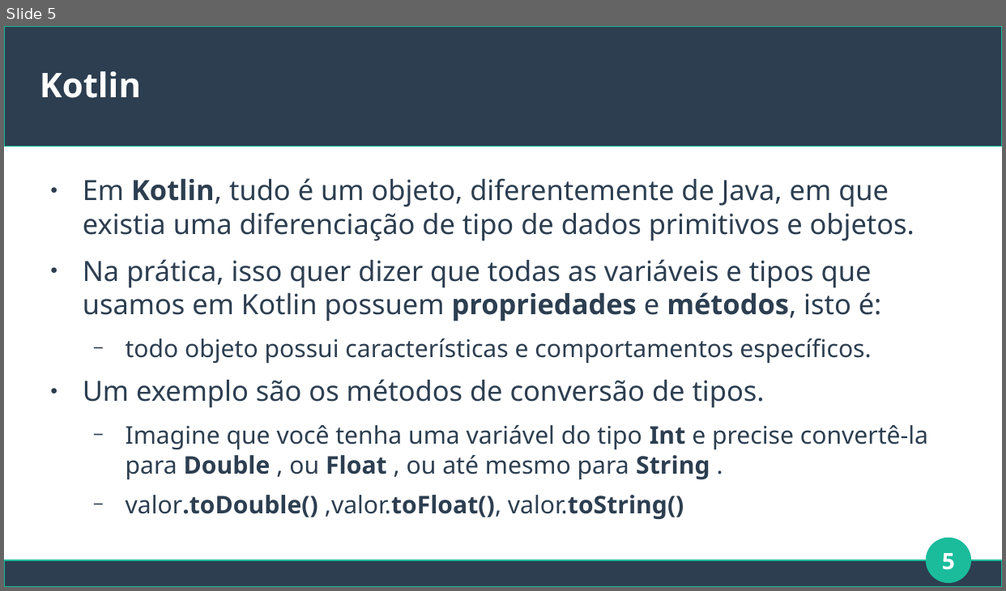
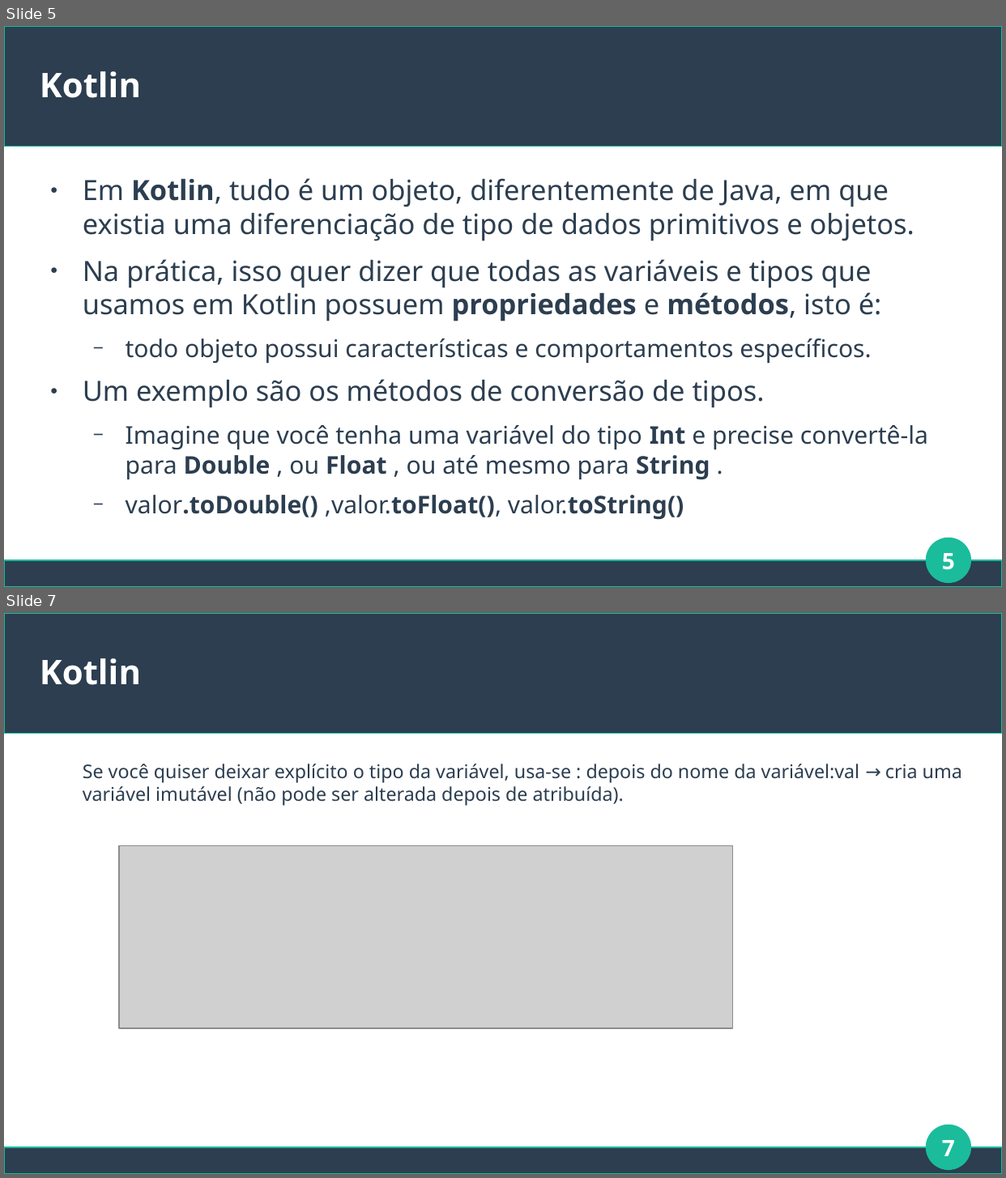
Before and after one commit to brunomaion/aulas, a slide deck: Mobile/Aula5-Kotlin/Aula5-Kotlin.odp. Shown one above the other, each under a label of ours: slide 5 before the commit, slides 5 and 7 after it; the slides between them are not shown. The pictures are 1006x591 and 1006x1178 pixels, drawn with LibreOffice and Linux fonts; fonts in the diff are those of the drawing; grey boxes stand for pictures. Boxes give left, top, right and bottom in pixels: in the first picture for what was removed or moved away, otherwise in the second. Text is boxed around its words. In the diff, an @@ line names an element or a change of style, - is before the commit and + after.

```diff
--- a/Mobile/Aula5-Kotlin/Aula5-Kotlin.odp
+++ b/Mobile/Aula5-Kotlin/Aula5-Kotlin.odp
@@ slide 7 added at [4,613,1002,1174], background #FFFFFF; not listed: 3 template elements that a slide beside it also shows @@
@@ title added at [40,658,141,685], 27 pt, text #FFFFFF, bold @@
+Kotlin
@@ text added at [83,764,962,806], 15 pt, text #2C3E50 @@
+Se você quiser deixar explícito o tipo da variável, usa-se : depois do nome da variável:val → cria uma variável imutável (não pode ser alterada depois de atribuída).
@@ picture added at [119,845,733,1029] @@
@@ page number added at [942,1140,955,1157], 18 pt, text #FFFFFF, bold @@
+7
```
Also in this commit, not shown: 1 slide changed, 4 other slides added, 6 slides removed, 1 other file.
